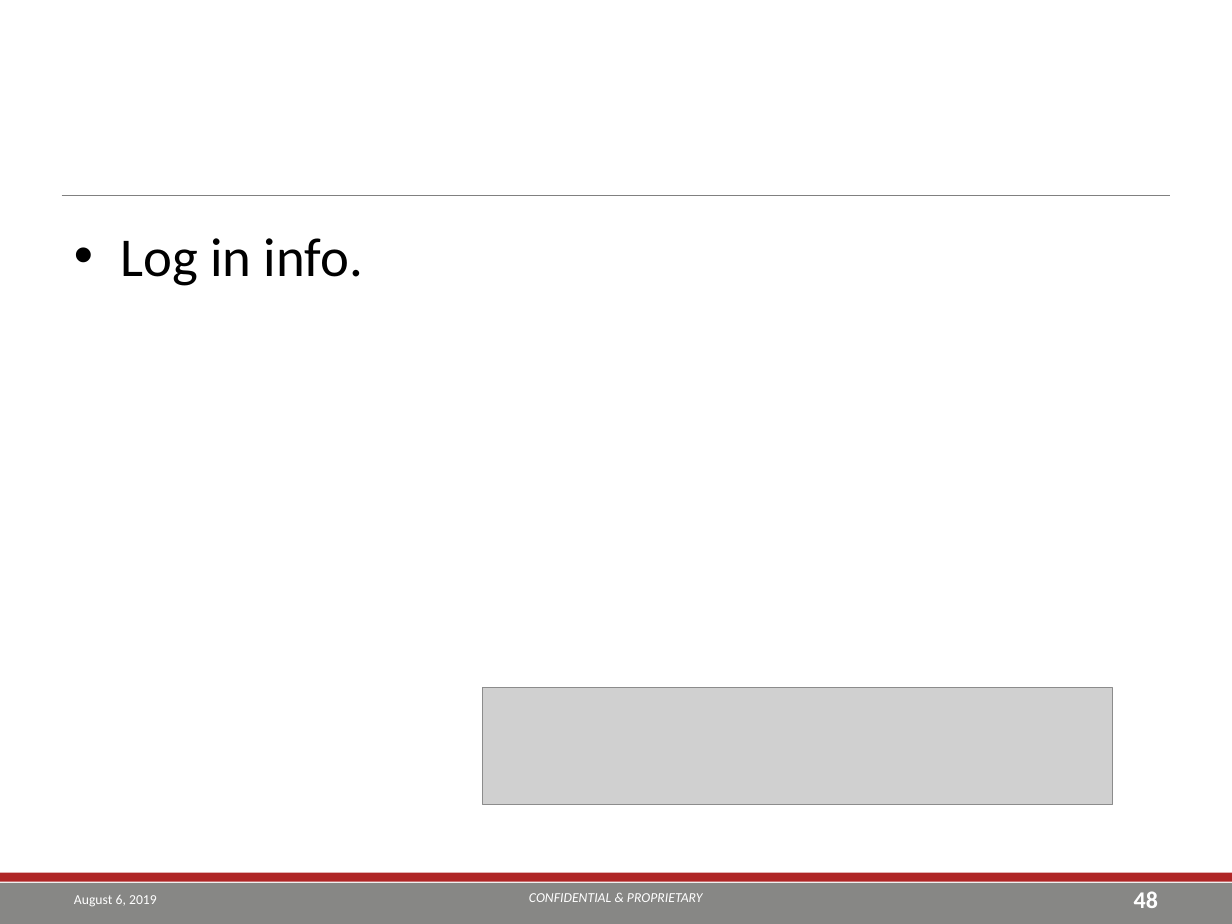
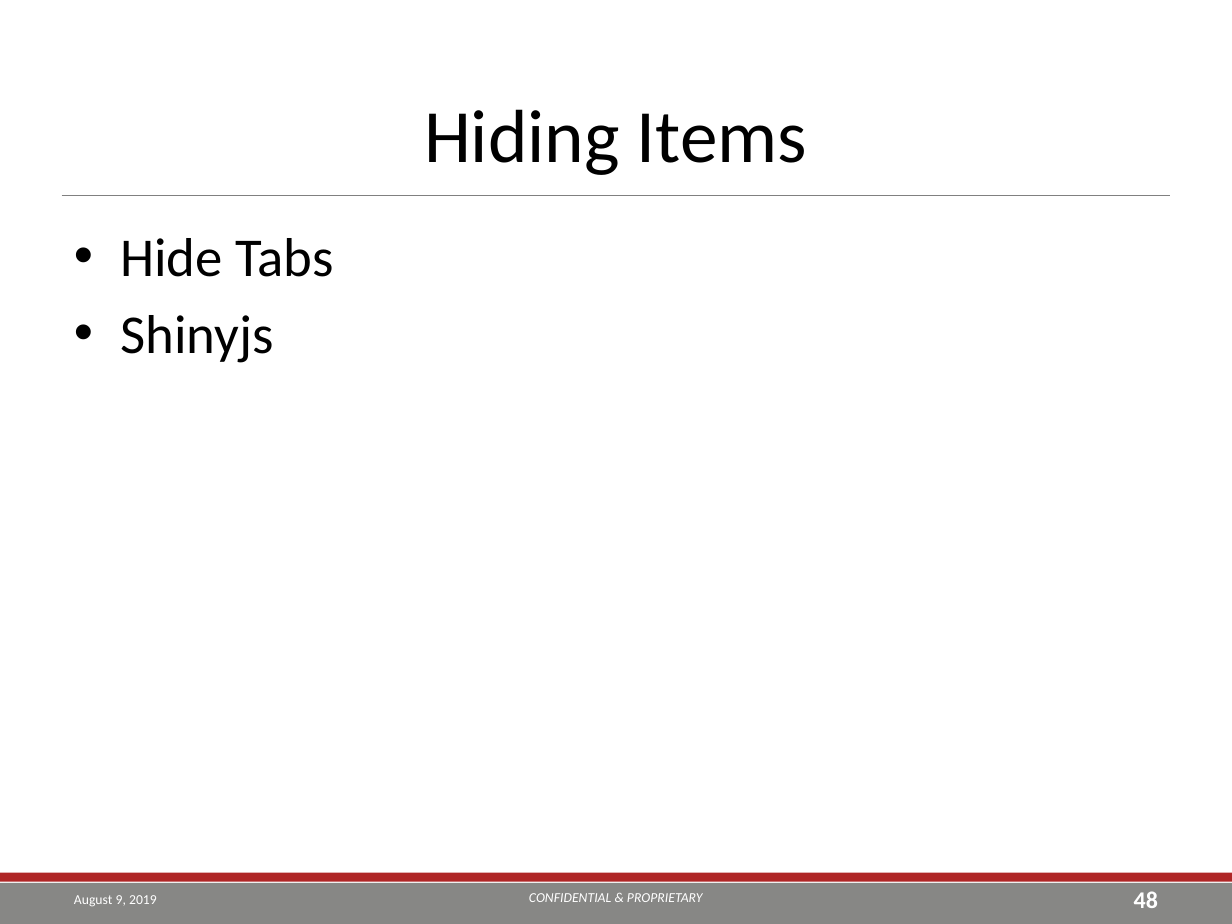
Before and after one commit to TEA-Analytics/ShinyWorkshop, a slide deck: slide 48 of Day 1.pptx. Drawn at 1232x924 pixels with LibreOffice and Linux fonts; fonts in the diff are those of the drawing; grey boxes stand for pictures; background and template pictures are left out. Boxes give left, top, right and bottom in pixels: in the first picture for what was removed or moved away, otherwise in the second. Text is boxed around its words. In the diff, an @@ line names an element or a change of style, - is before the commit and + after.

```diff
--- a/Day 1.pptx
+++ b/Day 1.pptx
@@ title added at [424, 109, 807, 175], 44 pt, text #000000 @@
+Hiding Items
@@ text at [120, 238, 334, 363]: text changed @@
-• Log in info.
+• Hide Tabs
+• Shinyjs
@@ picture removed at [483, 687, 1112, 804] @@
@@ text at [74, 895, 157, 906]: text changed @@
-August 6, 2019
+August 9, 2019
```
Also in this commit, not shown: 47 other slides changed, 2 slides added, 2 slides removed, 3 other files.
